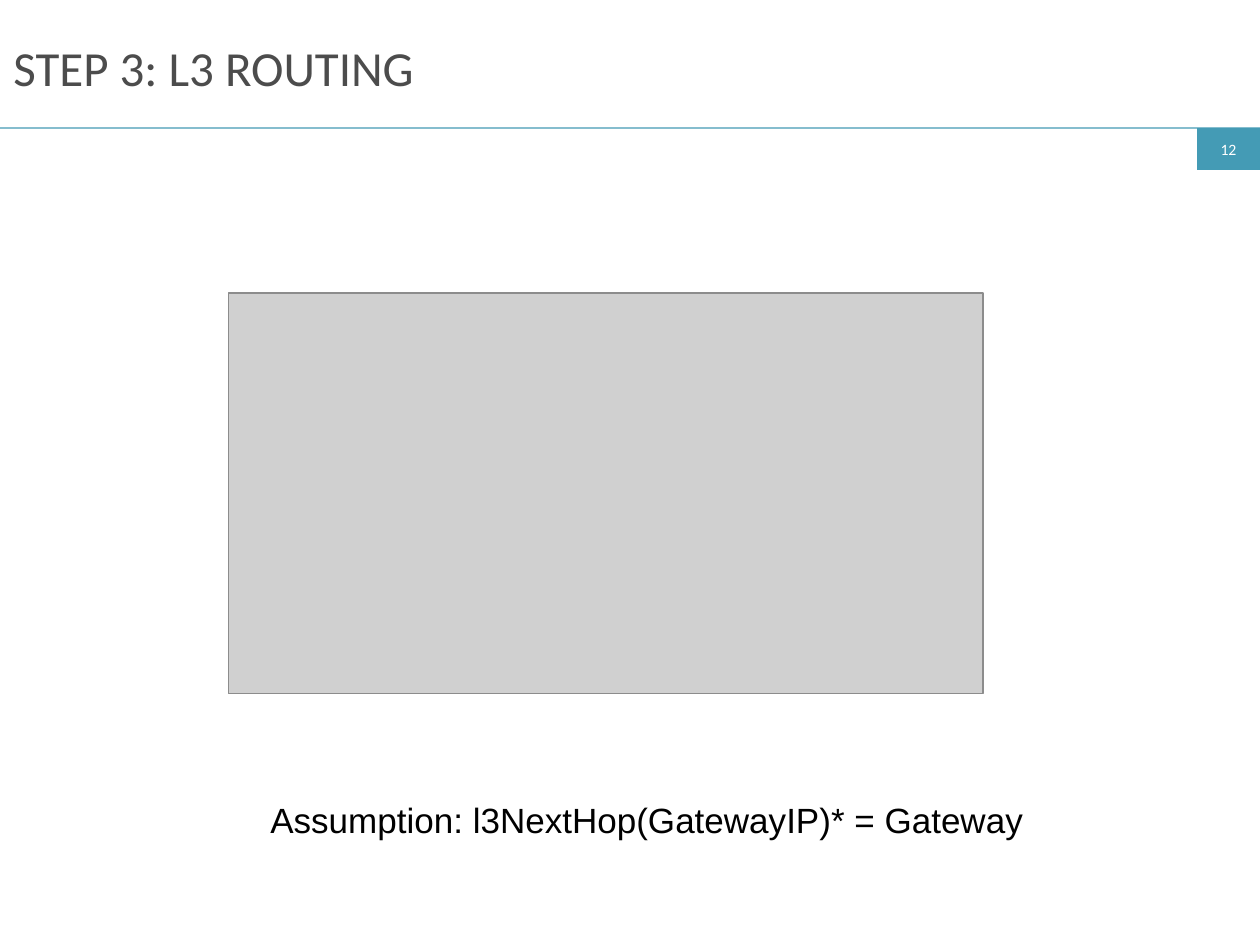
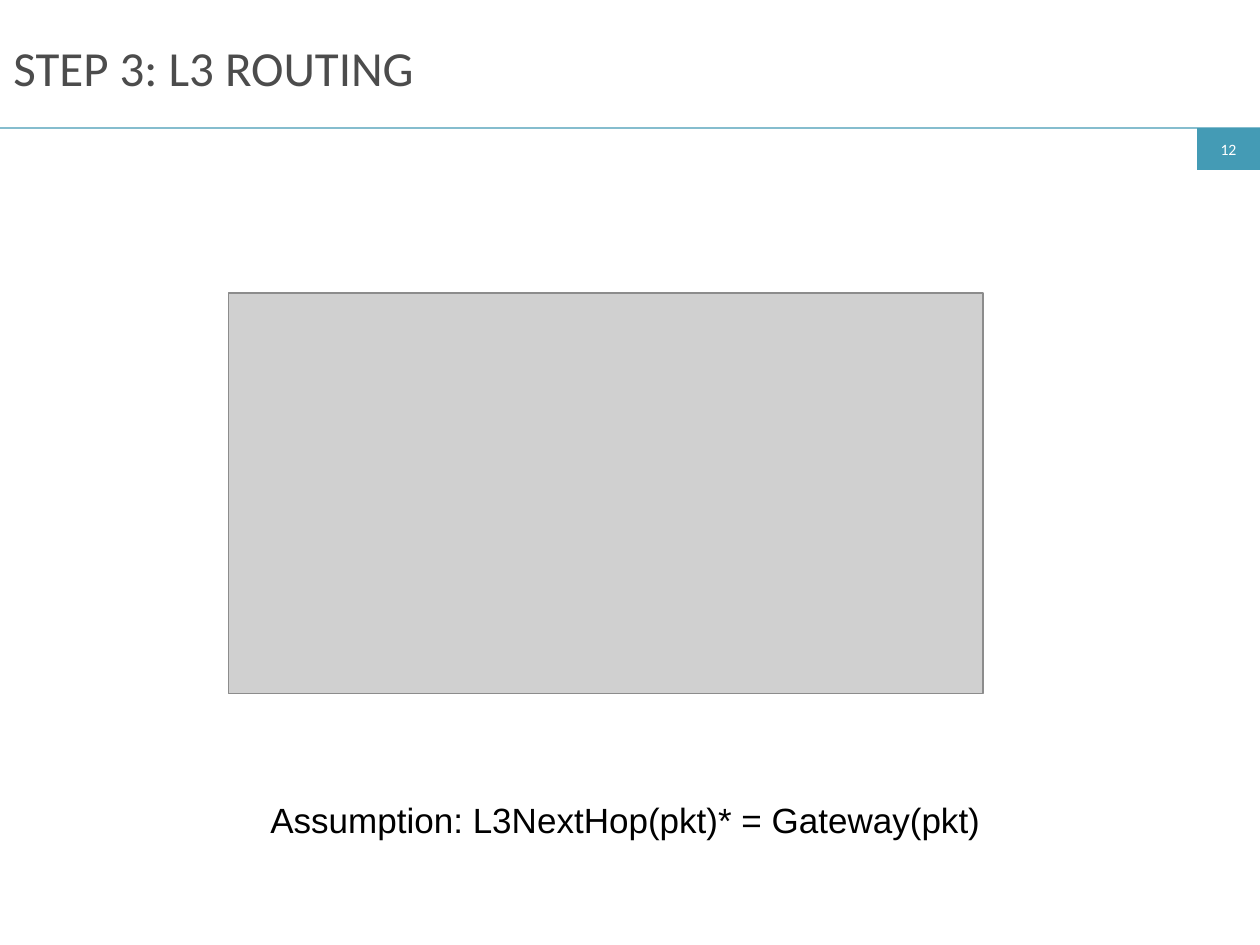
Before and after one commit to ryzhyk/cocoon, a slide deck: slide 12 of doc/netpl16/talk/cocoon.odp. Drawn at 1260x945 pixels with LibreOffice and Linux fonts; fonts in the diff are those of the drawing; grey boxes stand for pictures. Boxes give left, top, right and bottom in pixels: in the first picture for what was removed or moved away, otherwise in the second. Text is boxed around its words. In the diff, an @@ line names an element or a change of style, - is before the commit and + after.

```diff
--- a/doc/netpl16/talk/cocoon.odp
+++ b/doc/netpl16/talk/cocoon.odp
@@ text at box(270, 807, 980, 840): text changed @@
-Assumption: l3NextHop(GatewayIP)* = Gateway
+Assumption: L3NextHop(pkt)* = Gateway(pkt)
```
Also in this commit, not shown: 10 other slides changed, 2 slides added, 2 other files.
